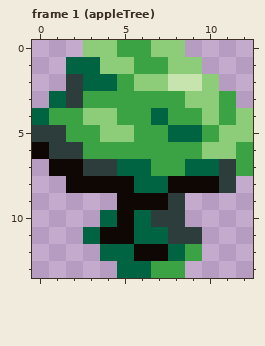
One commit to this pixel-art file: assets/atlas/appleTree.aseprite. The picture above is the old version.
13x14 pixels, 2 frames. Shown: frame 1 (appleTree).
Once edited:
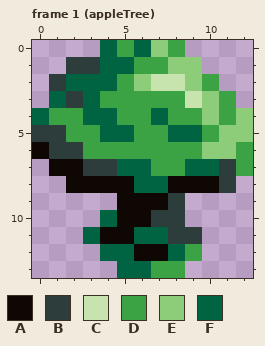
Palette (. is transparent): A #0e0704  B #2d3d3b  C #c7e4af  D #3ca345  E #8dcd7a  F #006341
What changed:
{"where": "frame 1 (appleTree)"}
{"frame":1,"y":0,"x":3,"old":"EE","new":".F"}
{"frame":1,"y":0,"x":6,"old":"D","new":"F"}
{"frame":1,"y":0,"x":8,"old":"E","new":"D"}
{"frame":1,"y":1,"x":2,"old":"FFEE","new":"BBFF"}
{"frame":1,"y":2,"x":1,"old":".B","new":"BF"}
{"frame":1,"y":2,"x":7,"old":"E","new":"C"}
{"frame":1,"y":2,"x":9,"old":"CE","new":"ED"}
{"frame":1,"y":3,"x":3,"old":"D","new":"F"}
{"frame":1,"y":3,"x":9,"old":"E","new":"C"}
{"frame":1,"y":4,"x":3,"old":"EE","new":"FF"}
{"frame":1,"y":5,"x":4,"old":"EE","new":"FF"}
{"frame":1,"y":10,"x":6,"old":"F","new":"A"}
{"label":"changed","picture_box":[49,40,219,142]}
{"label":"changed","picture_box":[134,210,151,227]}
